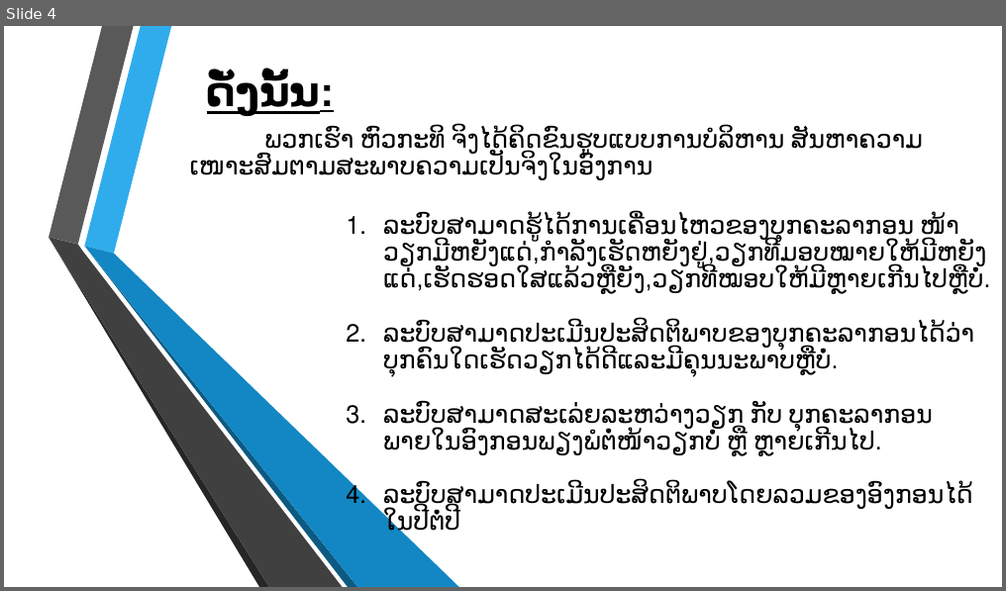
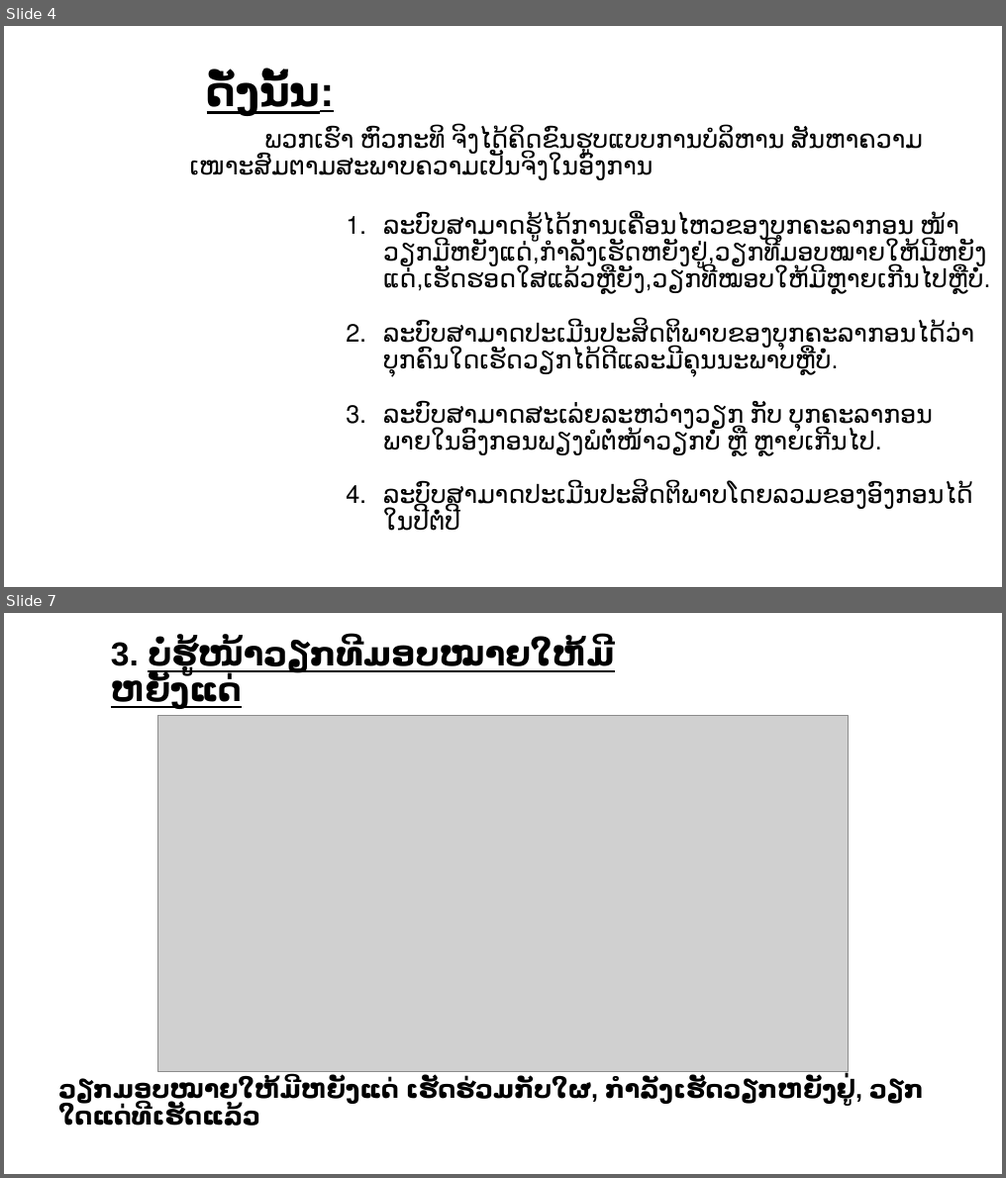
Before and after one commit to touy/taskmanager, a slide deck: ບົດພີເຊັ້ນ.pptx. Shown one above the other, each under a label of ours: slide 4 before the commit, slides 4 and 7 after it; the slides between them are not shown. The pictures are 1006x591 and 1006x1178 pixels, drawn with LibreOffice and Linux fonts; fonts in the diff are those of the drawing; grey boxes stand for pictures; background and template pictures are left out. Boxes give left, top, right and bottom in pixels: in the first picture for what was removed or moved away, otherwise in the second. Text is boxed around its words. In the diff, an @@ line names an element or a change of style, - is before the commit and + after.

```diff
--- a/ບົດພີເຊັ້ນ.pptx
+++ b/ບົດພີເຊັ້ນ.pptx
@@ slide 7 added at box(4, 613, 1002, 1174), background #FFFFFF @@
@@ text added at box(111, 638, 614, 709), 32 pt, text #000000, bold, underline @@
+3. ບໍ່ຮູ້ໜ້າວຽກທີມອບໝາຍໃຫ້ມີຫຍັງແດ່
@@ picture added at box(158, 716, 847, 1072) @@
@@ text added at box(58, 1077, 862, 1126), 24 pt, text #000000, bold @@
+ວຽກມອບໝາຍໃຫ້ມີຫຍັງແດ່ ເຮັດຮ່ວມກັບໃຜ, ກຳລັງເຮັດວຽກຫຍັງຢູ່, ວຽກໃດແດ່ທີເຮັດແລ້ວ
@@ slide 4 changed as well @@
@@ group removed at box(49, 26, 460, 587): 6 freeform shapes @@
```
Also in this commit, not shown: 3 other slides changed, 15 other slides added.
